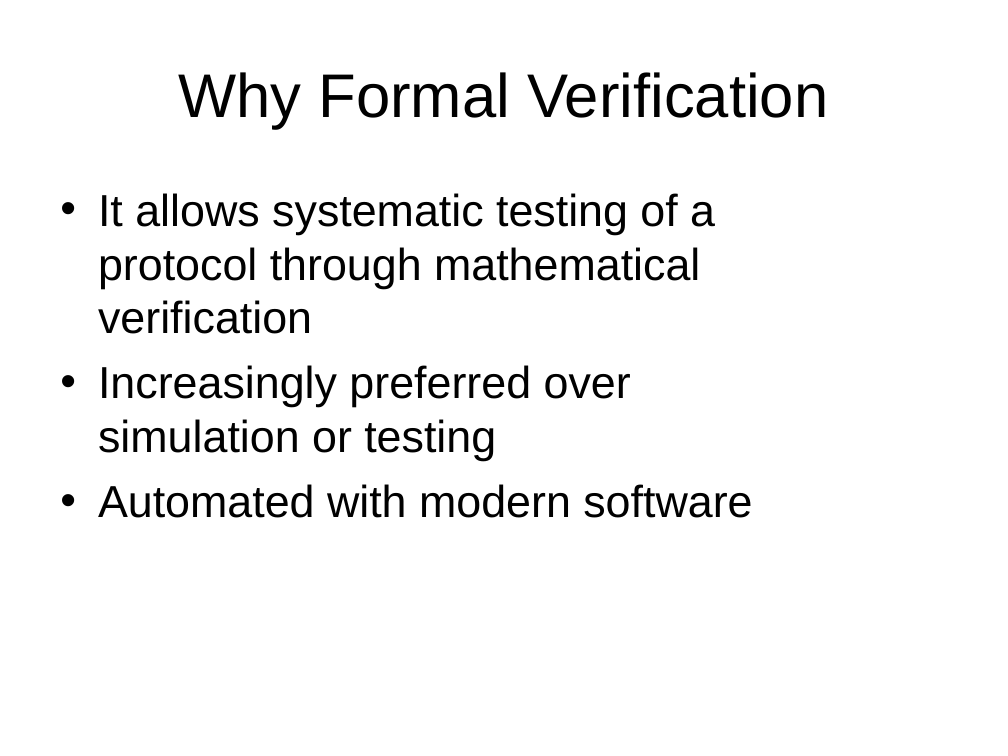
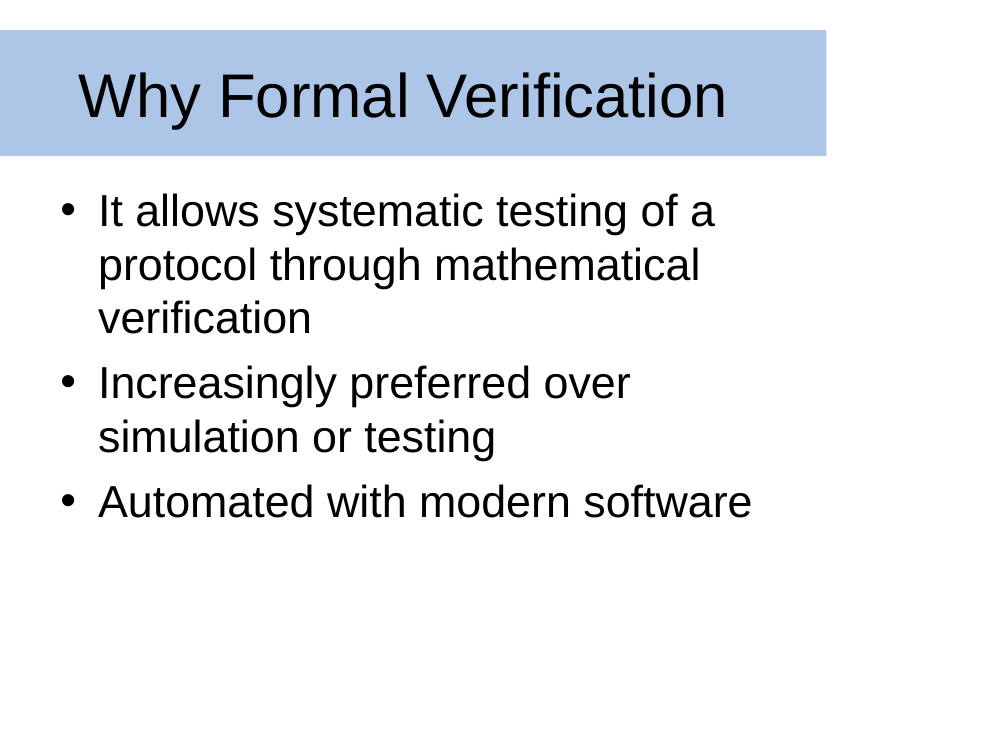
Before and after one commit to dmclayton/5g-security, a slide deck: slide 8 of ppt/5gakaPpt.pptx. Drawn at 1008x756 pixels with LibreOffice and Linux fonts; fonts in the diff are those of the drawing; background and template pictures are left out. Boxes give left, top, right and bottom in pixels: in the first picture for what was removed or moved away, otherwise in the second. Text is boxed around its words. In the diff, an @@ line names an element or a change of style, - is before the commit and + after.

```diff
--- a/ppt/5gakaPpt.pptx
+++ b/ppt/5gakaPpt.pptx
@@ rectangle "Why Formal Verification": place and size @@
-rectangle "Why Formal Verification" at box(178, 72, 828, 129)
+rectangle "Why Formal Verification" at box(0, 30, 827, 156)
@@ rectangle "Why Formal Verification" at box(0, 30, 827, 156): alignment centre to left; fill none to #ADC5E7 @@
```
Also in this commit, not shown: 12 other slides changed.
